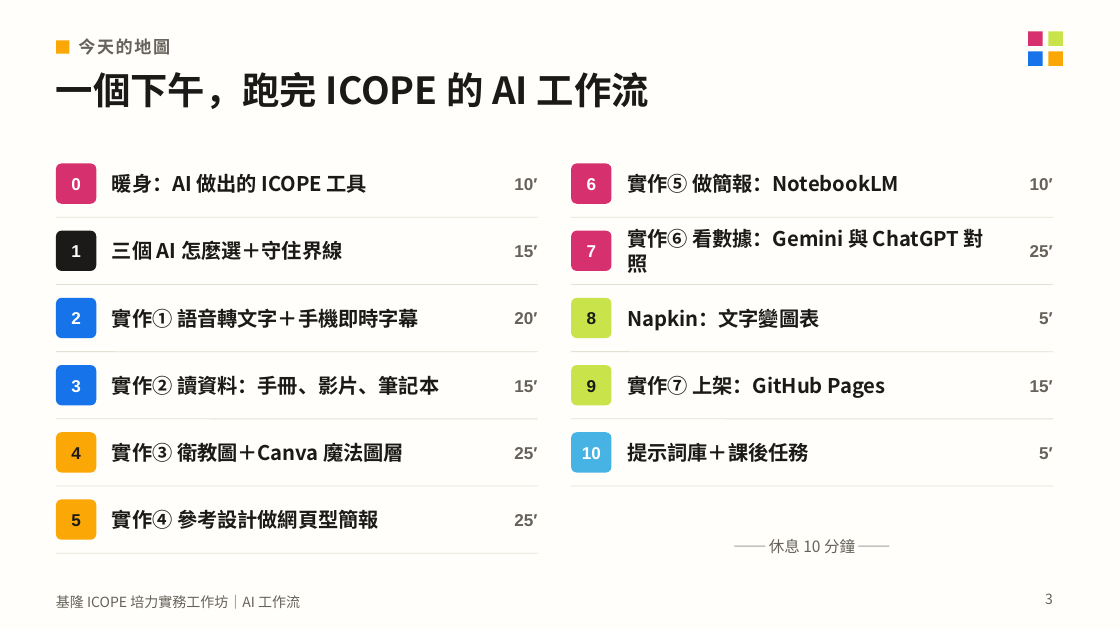
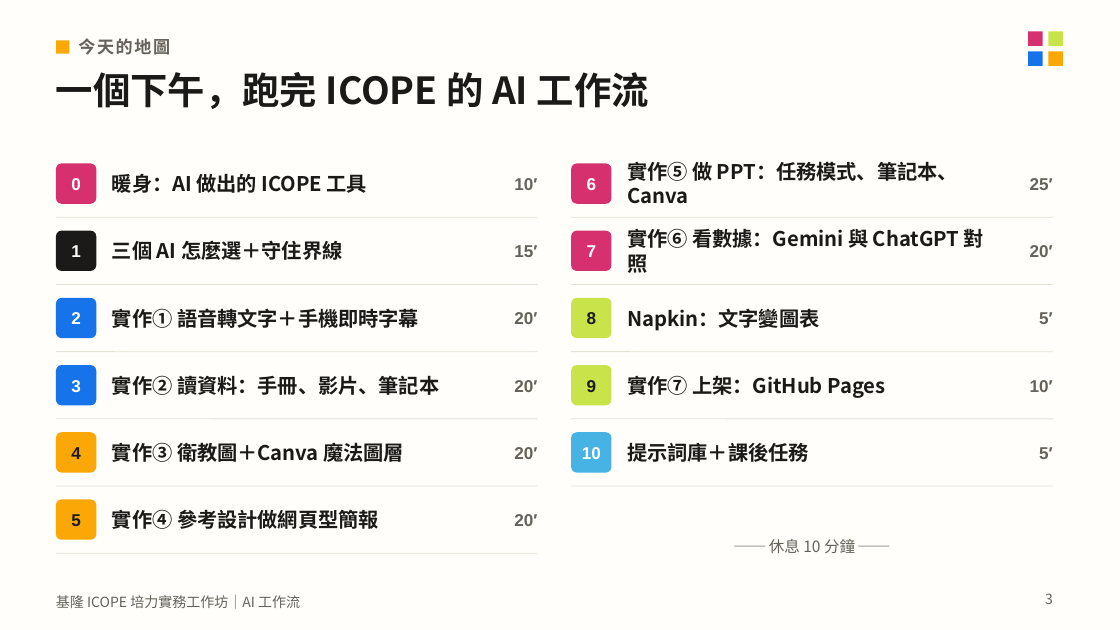
Before and after one commit to mattsue1003/keelung-icope-ai, a slide deck: slide 3 of 基隆ICOPE_AI工作坊_講義.pptx. Drawn at 1120x630 pixels with LibreOffice and Linux fonts; fonts in the diff are those of the drawing. Boxes give left, top, right and bottom in pixels: in the first picture for what was removed or moved away, otherwise in the second. Text is boxed around its words. In the diff, an @@ line names an element or a change of style, - is before the commit and + after.

```diff
--- a/基隆ICOPE_AI工作坊_講義.pptx
+++ b/基隆ICOPE_AI工作坊_講義.pptx
@@ text at bbox=[627, 161, 958, 204]: text changed @@
-實作⑤ 做簡報：NotebookLM
+實作⑤ 做 PPT：任務模式、筆記本、Canva
@@ text "25′": place and size @@
-text "25′" at bbox=[1030, 245, 1053, 257]
+text "25′" at bbox=[1030, 178, 1053, 190]
@@ text removed at bbox=[1030, 178, 1053, 190] @@
-10′
@@ text added at bbox=[1030, 245, 1053, 257], 11 pt, text #66625B, bold @@
+20′
@@ text at bbox=[514, 380, 537, 392]: text changed @@
-15′
+20′
@@ text at bbox=[1030, 380, 1053, 392]: text changed @@
-15′
+10′
@@ text at bbox=[514, 447, 537, 459]: text changed @@
-25′
+20′
@@ text at bbox=[514, 514, 537, 526]: text changed @@
-25′
+20′
```
Also in this commit, not shown: 2 other slides changed, 13 slides added, 1 slide removed, 39 other files.
